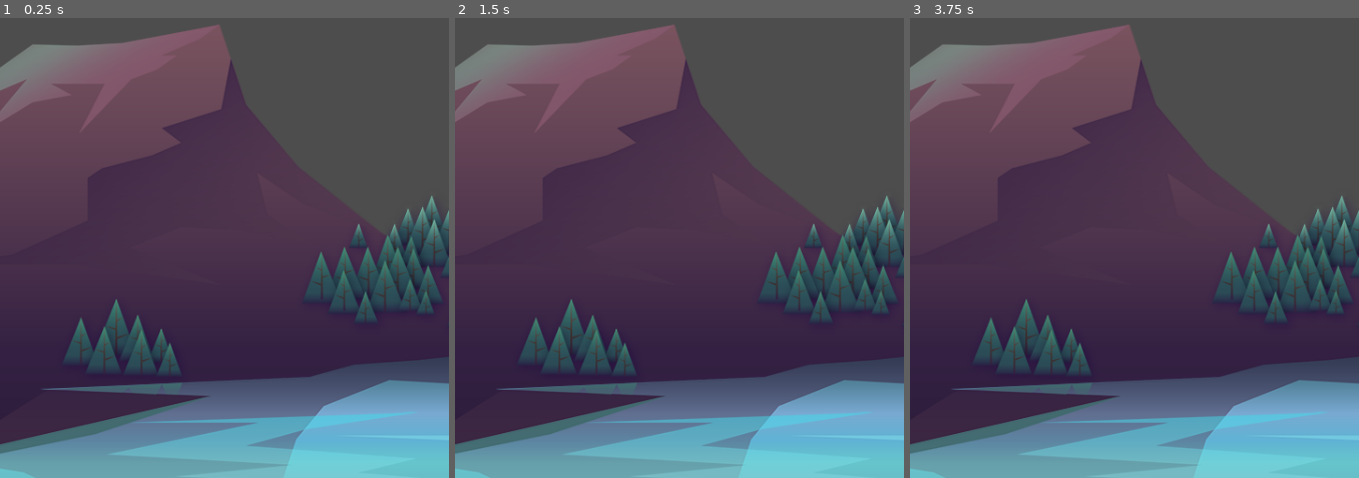
Above: before the commit, frames 1-3 (left to right).
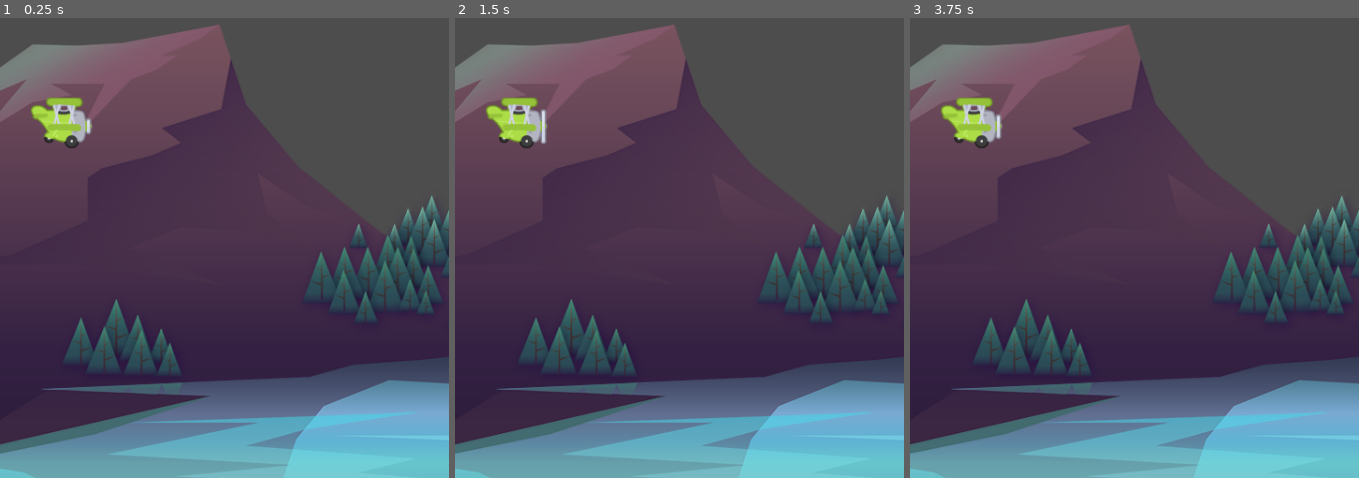
Above: after the commit, the same moments.

Repository: kennn1510/Tappy
Game: Godot game, scene res://scenes/game/game.tscn
Same seed, same stepped clock (60 frames per second), same inputs: the game is played once before the commit and once after it.
Inputs:
- Up to frame 1 (0.25 s): no input
- Up to frame 2 (1.5 s): tap Enter at 0.5 s
- Up to frame 3 (3.75 s): tap Space at 2 s; tap Enter at 3.5 s

The runs differ from the first frame. In frame 1, 1.0% of the frame differs, in the area x 6-21%, y 17-29%; in frame 2, 1.0%; in frame 3, 1.0%.

Commit message:
animate plane

Diff:
--- a/scenes/game/game.tscn
+++ b/scenes/game/game.tscn
@@ -1,9 +1,13 @@
-[gd_scene load_steps=2 format=3 uid="uid://coe37cusbuqwi"]
+[gd_scene load_steps=3 format=3 uid="uid://coe37cusbuqwi"]
 
 [ext_resource type="Texture2D" uid="uid://c2gsv6iol1wul" path="res://assets/background/rocks_2.png" id="1_u3ple"]
+[ext_resource type="PackedScene" uid="uid://dahuhf5y5lhto" path="res://scenes/plane/plane.tscn" id="2_d5u8n"]
 
 [node name="Game" type="Node2D"]
 
 [node name="Sprite2D" type="Sprite2D" parent="."]
 position = Vector2(256, 398)
 texture = ExtResource("1_u3ple")
+
+[node name="Plane" parent="." instance=ExtResource("2_d5u8n")]
+position = Vector2(66, 475)
--- /dev/null
+++ b/scenes/plane/plane.tscn
@@ -0,0 +1,41 @@
+[gd_scene load_steps=6 format=3 uid="uid://dahuhf5y5lhto"]
+
+[ext_resource type="Texture2D" uid="uid://bbymoq8traegs" path="res://assets/plane/planes_sheet.png" id="1_not5u"]
+
+[sub_resource type="AtlasTexture" id="AtlasTexture_psc4w"]
+atlas = ExtResource("1_not5u")
+region = Rect2(0, 0, 88, 73)
+
+[sub_resource type="AtlasTexture" id="AtlasTexture_7jjh3"]
+atlas = ExtResource("1_not5u")
+region = Rect2(88, 0, 88, 73)
+
+[sub_resource type="AtlasTexture" id="AtlasTexture_8pcr7"]
+atlas = ExtResource("1_not5u")
+region = Rect2(176, 0, 88, 73)
+
+[sub_resource type="SpriteFrames" id="SpriteFrames_k8hef"]
+animations = [{
+"frames": [{
+"duration": 1.0,
+"texture": SubResource("AtlasTexture_psc4w")
+}, {
+"duration": 1.0,
+"texture": SubResource("AtlasTexture_7jjh3")
+}, {
+"duration": 1.0,
+"texture": SubResource("AtlasTexture_8pcr7")
+}],
+"loop": true,
+"name": &"fly",
+"speed": 10.0
+}]
+
+[node name="Plane" type="CharacterBody2D"]
+
+[node name="Sprite" type="AnimatedSprite2D" parent="."]
+scale = Vector2(0.75, 0.75)
+sprite_frames = SubResource("SpriteFrames_k8hef")
+animation = &"fly"
+autoplay = "fly"
+frame_progress = 0.0190579
